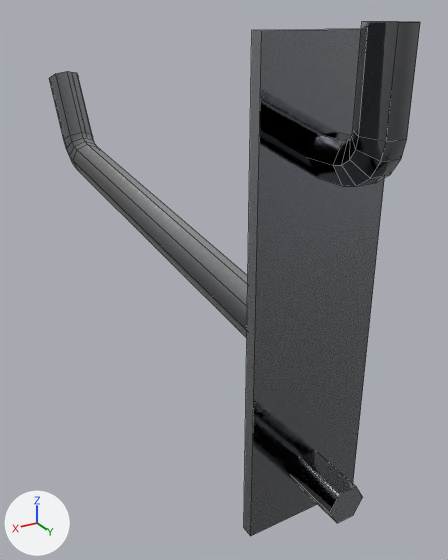
The OBJ model models/werkzeugwand/einzelteile/haken_kurz.obj, before and after one commit.
Before and after are seen from a camera (50 mm lens) standing at (0.0396, 0.0464, 0.0103) and looking at (-0.0061, -0.0298, -0.0278). Arrows for +X, +Y and +Z are at lower left; the lights stay in place. The picture after the commit comes second. Mesh edges are drawn as thin lines. Where no turn or scale is listed for an object, it has been applied to the vertices.

Names of what the first picture shows: 'Vorlage_Haken_kurz'.
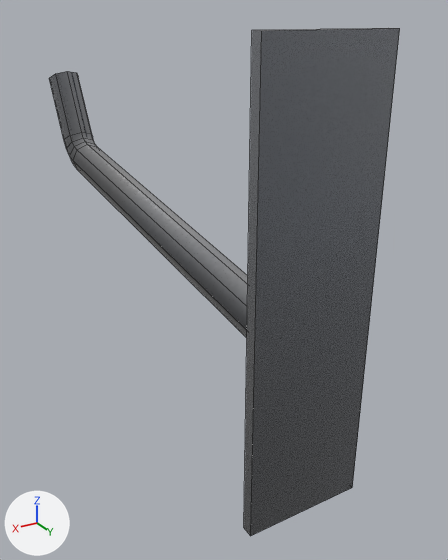
Edits to the bpy script that builds the scene:
```text
Change me_vorlage_haken_kurz:
    used by ob_vorlage_haken_kurz; location = (0.0, 0.0, 0.0)
    remove me_vorlage_haken_kurz.from_pydata(...)  # 110 vertices, 94 faces; spans x -0.008..0.008, y -0.0847..0.0086, z -0.047..0.0097
    add me_vorlage_haken_kurz.from_pydata(...)  # 56 vertices, 48 faces; spans x -0.008..0.008, y -0.0847..-0.0002, z -0.047..0.009
    me_vorlage_haken_kurz part 1: the loose piece of 42 vertices spanning x -0.0024..0.0024, y -0.0008..0.0086, z -0.0044..0.0097 is deleted
    me_vorlage_haken_kurz part 2: the loose piece of 12 vertices spanning x -0.0024..0.0024, y -0.0008..0.007, z -0.0424..-0.0382 is deleted
```

Pixel boxes (x1, y1, x2, y2) of what changed, in the pictures (448 x 560 px):
'Vorlage_Haken_kurz', reshaped: before (49, 22, 420, 536); after (49, 28, 400, 536)
part 1 of me_vorlage_haken_kurz, deleted: before (308, 22, 420, 186)
part 2 of me_vorlage_haken_kurz, deleted: before (291, 451, 363, 523)
